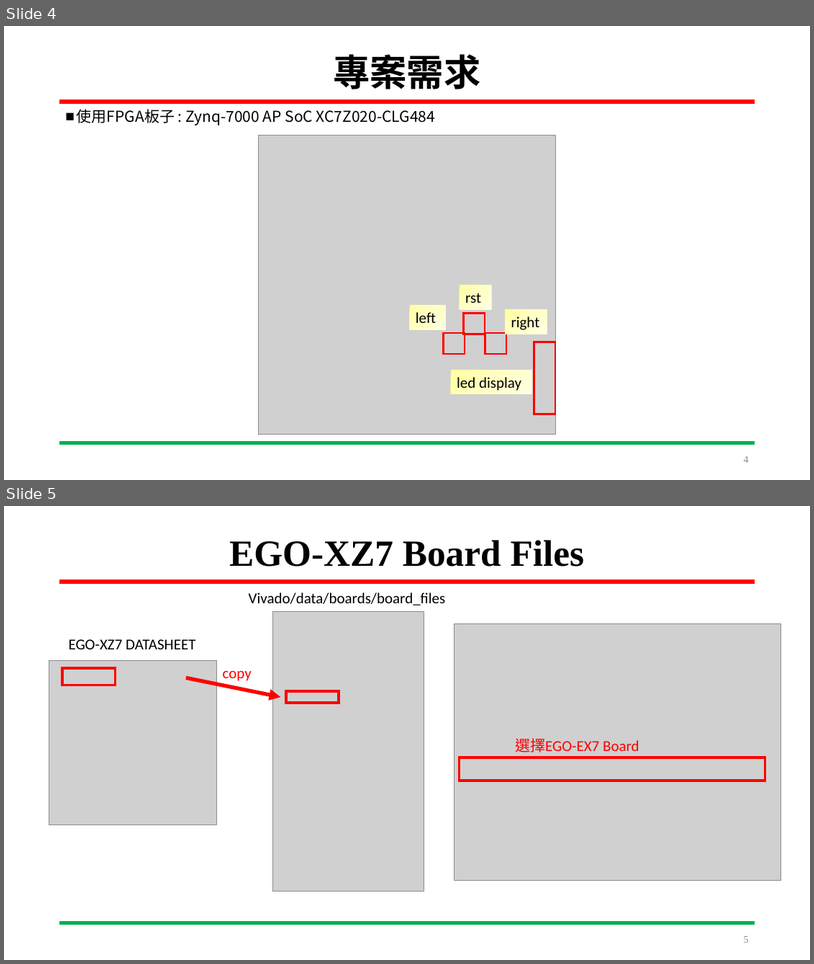
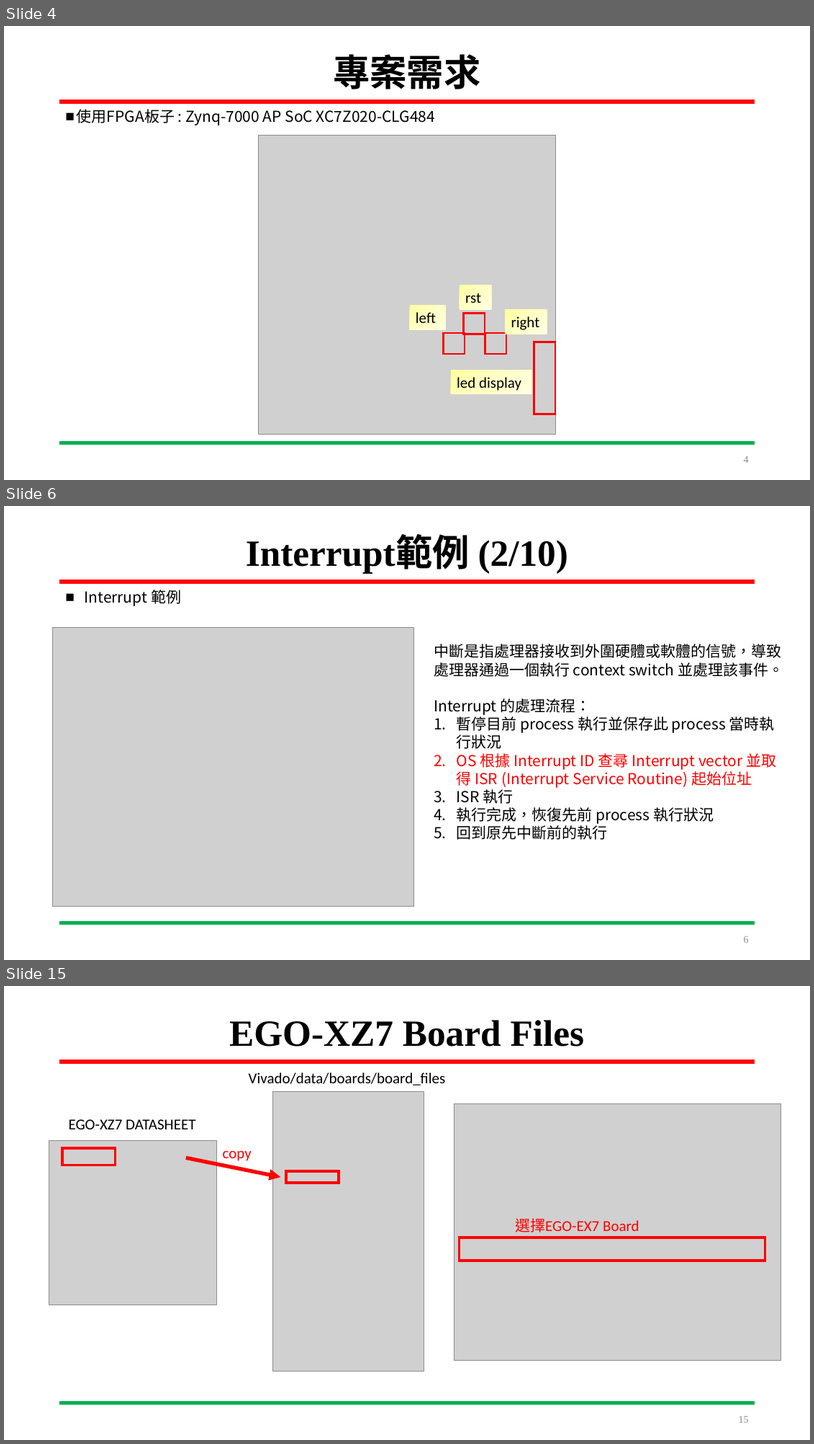
Before and after one commit to LIAO-YANXIANG/SYSTEM-ON-CHIP-DESIGN, a slide deck: DevelopmentLog/Pingpong.pptx. Shown one above the other, each under a label of ours: slides 4 and 5 before the commit, slides 4, 6 and 15 after it; the slides between them are not shown. The pictures are 814x964 and 814x1444 pixels, drawn with LibreOffice and Linux fonts; fonts in the diff are those of the drawing; grey boxes stand for pictures. Boxes give left, top, right and bottom in pixels: in the first picture for what was removed or moved away, otherwise in the second. Text is boxed around its words. In the diff, an @@ line names an element or a change of style, - is before the commit and + after.

Commit message:
2022/05/13 ~ 2022/05/20 1. ZYNQ_interrupt範例

```diff
--- a/DevelopmentLog/Pingpong.pptx
+++ b/DevelopmentLog/Pingpong.pptx
@@ slide 6 added at bbox=[4, 506, 810, 960], background #FFFFFF; not listed: 2 template elements that a slide beside it also shows @@
@@ title added at bbox=[246, 537, 568, 574], 44 pt, text #000000, bold @@
+Interrupt範例 (2/10)
@@ text added at bbox=[85, 590, 181, 606], 18 pt, text #000000 @@
+■ Interrupt 範例
@@ picture added at bbox=[53, 628, 414, 906] @@
@@ text added at bbox=[434, 644, 784, 839], 18 pt, text #000000 @@
+中斷是指處理器接收到外圍硬體或軟體的信號，導致處理器通過一個執行 context switch 並處理該事件。
+Interrupt 的處理流程：
+1. 暫停目前 process 執行並保存此 process 當時執行狀況
+2. OS 根據 Interrupt ID 查尋 Interrupt vector 並取得 ISR (Interrupt Service Routine) 起始位址
+3. ISR 執行
+4. 執行完成，恢復先前 process 執行狀況
+5. 回到原先中斷前的執行
@@ page number added at bbox=[744, 936, 749, 942], 12 pt, text #8C8C8C @@
+6
@@ what was slide 5 is now slide 15 @@
@@ page number at bbox=[739, 1416, 749, 1422]: text changed @@
-5
+15
```
Also in this commit, not shown: 1 slide changed, 9 other slides added, 2 other files.
